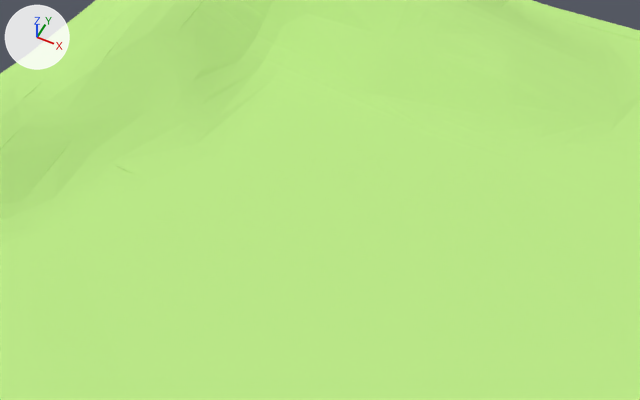
What one commit did to the Blender file obj/lolz.blend.
Before and after are seen from a camera (50 mm lens) standing at (-2.58, 0.69, 3.93) and looking at (-4.15, 3.83, 0.01). Every picture has the same lights, and +X, +Y and +Z are marked at upper left.

Before the edit, the objects in view are built like this:
```python
me_grid = bpy.data.meshes.new('Grid')
me_grid.from_pydata(...)  # 2407 vertices, 1768 faces; spans x -1.01..0.99, y -1.0..1.0, z -0.02..0.13
me_grid.materials.append(mat_material_001)  # green #beec8b
ob_grid = bpy.data.objects.new('Grid', me_grid)
ob_grid.location = (0.0, 0.0, 0.0)
ob_grid.scale = (6.48, 6.48, 6.48)
```
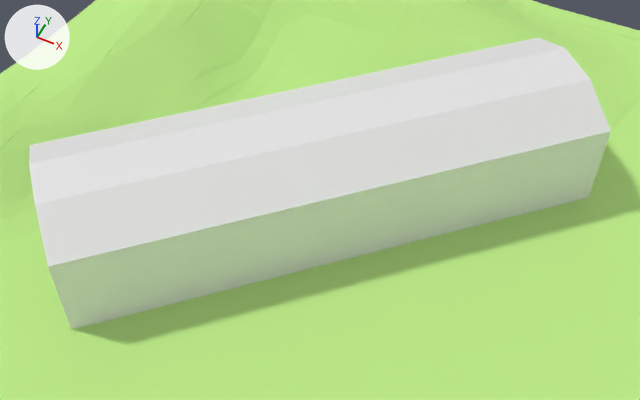
Where the newer file only moved an object's origin or applied its transform, the numbers keep the older frame.

What changed in the scene script:
```text
Add me_cube:
    me_cube.from_pydata(...)  # 64 vertices, 62 faces; spans x -1.52..1.34, y -1.32..1.51, z -1.03..0.0
Add ob_barn:
    ob_barn = bpy.data.objects.new('Barn', me_cube)
    ob_barn.location = (-4.084, 3.806, 0.585)
```

Changed parts and their boxes [x1, y1, x2, y2] in the pictures (640 x 400 px):
'Barn', added
    after: [29, 38, 611, 329]
